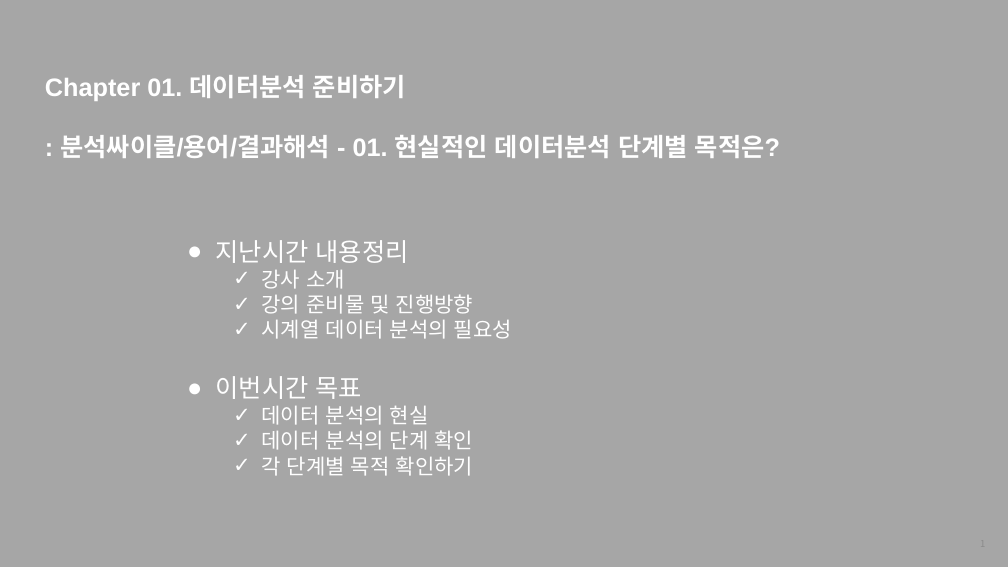
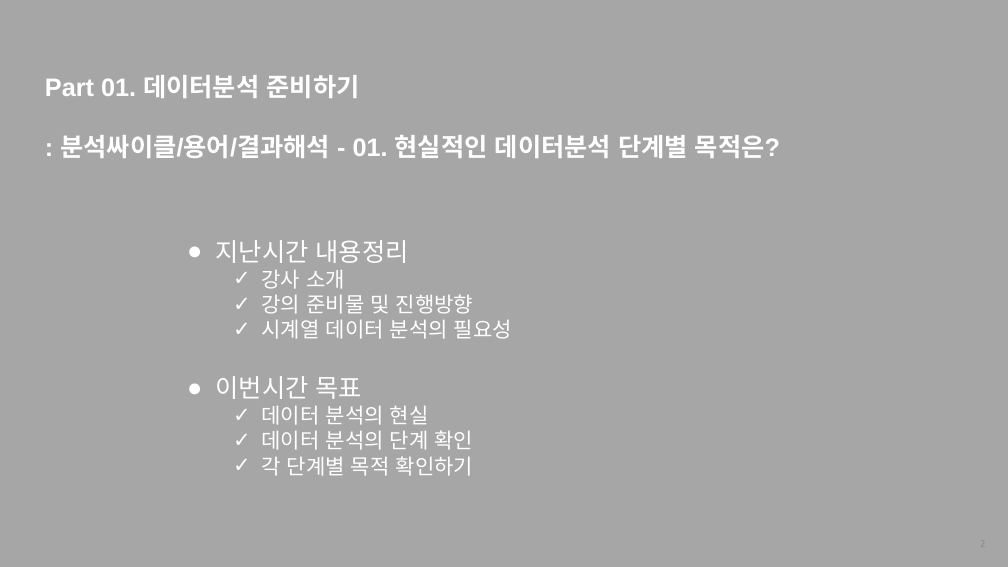
Before and after one commit to thekimk/All-About-Time-Series-Analysis, a slide deck: slide 2 of [FastCampus] 커리큘럼_김경원박사.pptx (slide 1 before the commit). Drawn at 1008x567 pixels with LibreOffice and Linux fonts; fonts in the diff are those of the drawing; background and template pictures are left out. Boxes give left, top, right and bottom in pixels: in the first picture for what was removed or moved away, otherwise in the second. Text is boxed around its words. In the diff, an @@ line names an element or a change of style, - is before the commit and + after.

```diff
--- a/[FastCampus] 커리큘럼_김경원박사.pptx
+++ b/[FastCampus] 커리큘럼_김경원박사.pptx
@@ text at (45, 75, 360, 98): text changed @@
-Chapter 01. 데이터분석 준비하기
+Part 01. 데이터분석 준비하기
```
Also in this commit, not shown: 3 other slides changed, 7 slides added, 1 other file.
